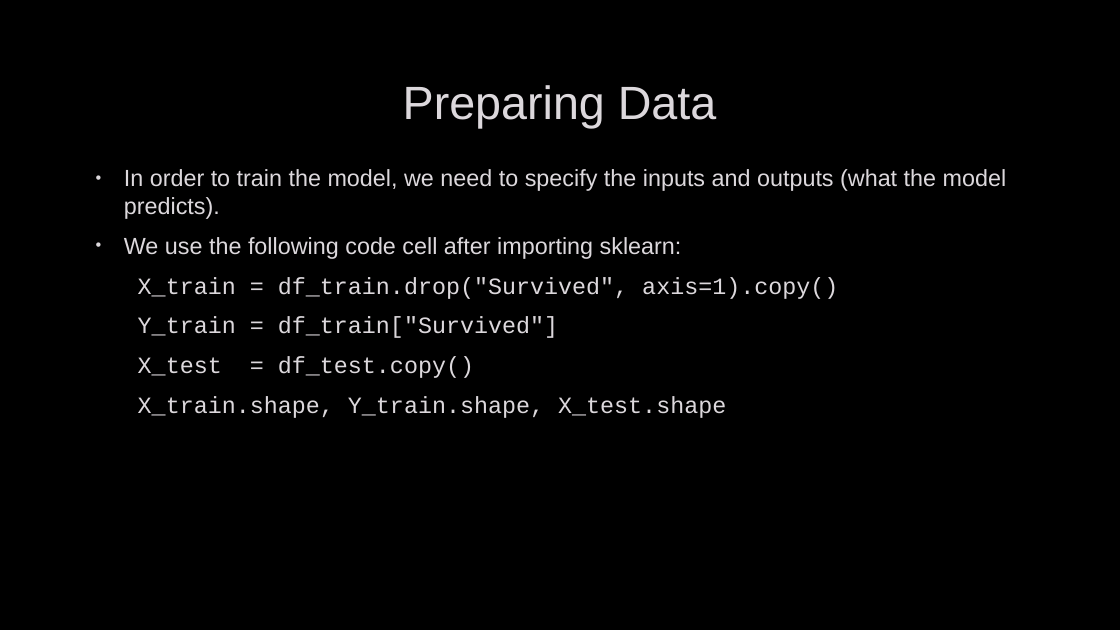
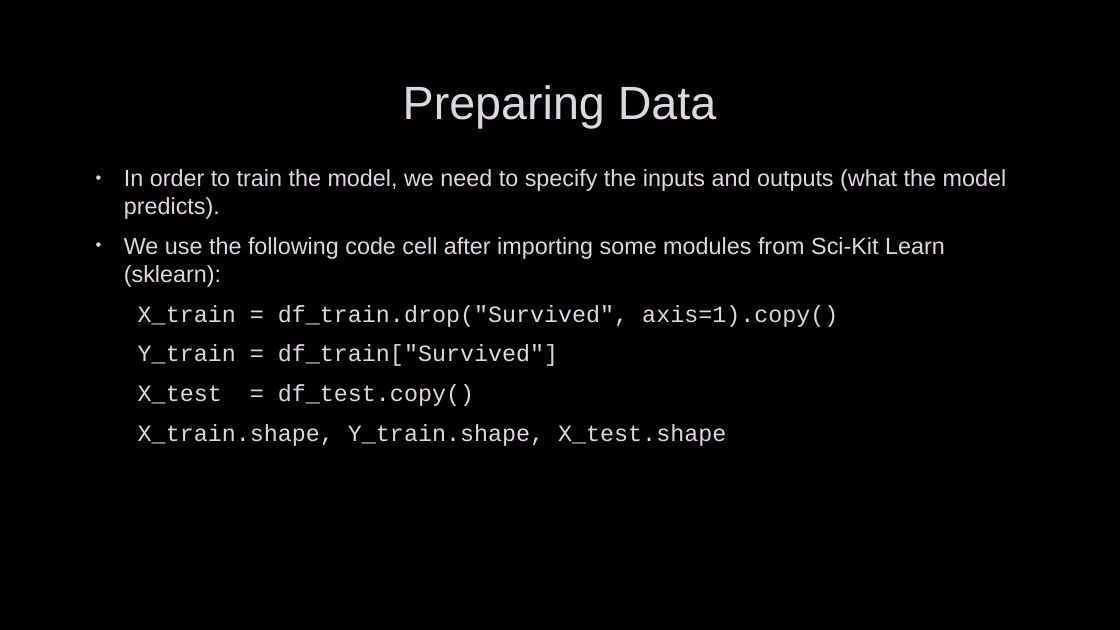
Before and after one commit to Moaaz-Mahmoud/Third-Year-Electrical-Testing-3A, a slide deck: slide 22 of class-3-data_analysis_and_ml/titanic/presentation.pptx (slide 21 before the commit). Drawn at 1120x630 pixels with LibreOffice and Linux fonts; fonts in the diff are those of the drawing; background and template pictures are left out. Boxes give left, top, right and bottom in pixels: in the first picture for what was removed or moved away, otherwise in the second. Text is boxed around its words. In the diff, an @@ line names an element or a change of style, - is before the commit and + after.

```diff
--- a/class-3-data_analysis_and_ml/titanic/presentation.pptx
+++ b/class-3-data_analysis_and_ml/titanic/presentation.pptx
@@ text at <box>124,237,945,287</box>: text changed @@
-• We use the following code cell after importing sklearn:
+• We use the following code cell after importing some modules from Sci-Kit Learn (sklearn):
```
Also in this commit, not shown: 5 other slides changed, 2 slides added, 1 slide removed, 2 other files.
